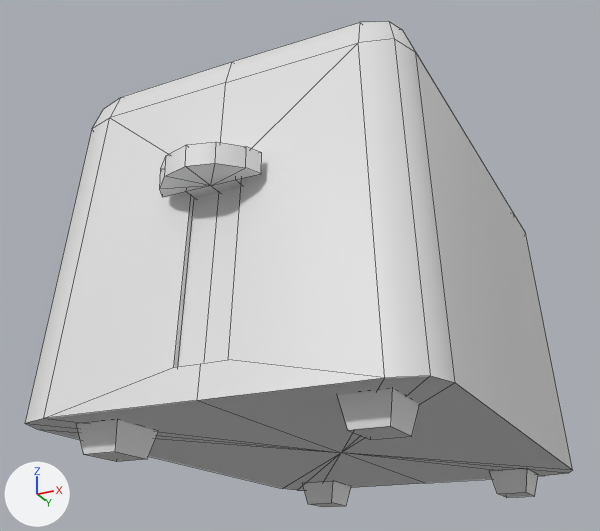
The FBX model Assets/ART/Meshes/KITCHEN/SM_Toaster.fbx as it was, and as the next commit left it.
The view is the same before and after, from a camera (50 mm lens) standing at (0.311, -0.666, -0.104) and looking at (-0.054, 0.064, 0.225). Every picture has the same lights, and +X, +Y and +Z are marked at lower left. The older version comes first. Mesh edges are drawn as thin lines. Where no turn or scale is listed for an object, it has been applied to the vertices.

Names of what the first picture shows: 'SM_Toaster'.
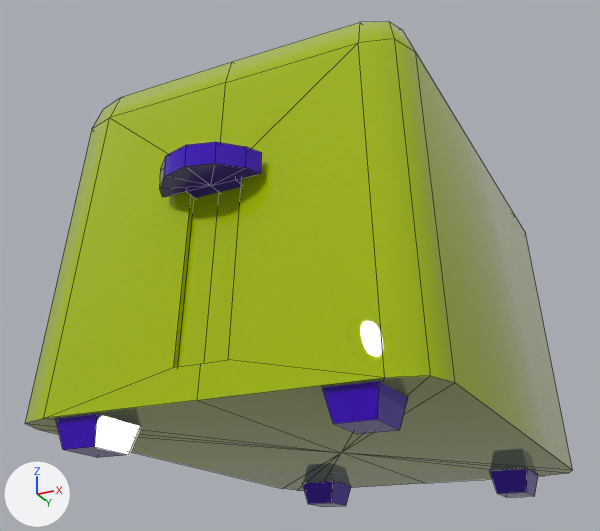
The newer file is also turned or shifted as a whole; pictures and numbers use the older file's frame.

Location of each change, (x1, y1, x2, y2) in pixels of the pictures (600 x 531 px; the box of a moved part takes in the faces that stretch with it):
```json
{"part": 1, "of": "me_mesh", "change": "moved or reshaped", "before": [337, 389, 419, 440], "after": [322, 381, 408, 434]}
{"part": 2, "of": "me_mesh", "change": "moved or reshaped", "before": [77, 420, 158, 462], "after": [56, 414, 140, 457]}
{"part": 3, "of": "me_mesh", "change": "recoloured", "before": [25, 22, 573, 490], "after": [25, 22, 573, 490], "on screen": "darker"}
{"part": 4, "of": "me_mesh", "change": "recoloured", "before": [160, 142, 538, 507], "after": [160, 142, 538, 507]}
```

The change, as JSON lines over the scene's bpy script:
```json
{"op": "add", "block": "mat_m_metal_01", "code": ["mat_m_metal_01 = principled_material('M_Metal_01')", "mat_m_metal_01.base_color = (0.374, 0.5, 0.0)  # yellow #a5bc00", "mat_m_metal_01.roughness = 0.0"]}
{"op": "add", "block": "mat_m_plastic_01", "code": ["mat_m_plastic_01 = principled_material('M_Plastic_01')", "mat_m_plastic_01.base_color = (0.0474, 0.0, 0.5)  # purple #3d00bc", "mat_m_plastic_01.roughness = 0.0"]}
{"op": "add", "block": "mat_m_plastic_03", "code": ["mat_m_plastic_03 = principled_material('M_Plastic_03')", "mat_m_plastic_03.base_color = (0.46, 0.0, 0.5)  # pink #b500bc", "mat_m_plastic_03.roughness = 0.0"]}
{"block": "me_mesh", "where": "me_mesh.from_pydata(...)  # 252 vertices, 250 faces; spans x -0.17..0.17, y -0.228..0.468, z 0.0..0.322"}
{"block": "me_mesh", "where": "# used by ob_sm_toaster; location = (0.0, 0.0, 0.0)"}
{"block": "me_mesh", "change": "me_mesh part 1: the loose piece of 8 vertices spanning x 0.09..0.13, y -0.169..-0.117, z 0.0..0.023 is moved by (0.0, -0.023, 0.0), in mat_m_plastic_01 (purple #3d00bc)"}
{"block": "me_mesh", "change": "me_mesh part 2: the loose piece of 8 vertices spanning x -0.13..-0.09, y -0.169..-0.117, z 0.0..0.023 is moved by (0.0, -0.023, 0.0), in mat_m_plastic_01 (purple #3d00bc)"}
{"block": "me_mesh", "change": "me_mesh part 3: 82 faces spanning x -0.17..0.17, y -0.199..0.28, z 0.022..0.322 switch from no material to mat_m_metal_01 (yellow #a5bc00)"}
{"block": "me_mesh", "change": "me_mesh part 4: 36 faces spanning x -0.13..0.13, y -0.228..0.274, z 0.0..0.204 switch from no material to mat_m_plastic_01 (purple #3d00bc)"}
{"op": "add", "block": "me_mesh", "code": "me_mesh.materials.append(mat_m_plastic_03)  # pink #b500bc"}
```
